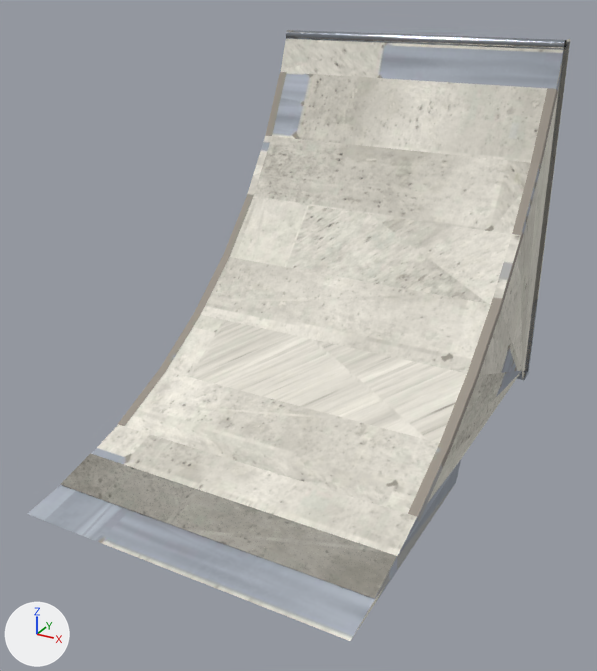
The glTF model public/katalog/modelle/coping-ramp-150.gltf, before and after one commit.
The view is the same before and after, from a 50 mm camera at (1.36, -2.62, 1.73) aimed at (-0.01, -0.13, 0.49). The lights are fixed; the arrows at lower left show +X, +Y and +Z. The first picture is the older version. Vertices at exactly the same position are counted once.

In view in the first picture: 'SK0444_Coping_Ramp_150.001'.
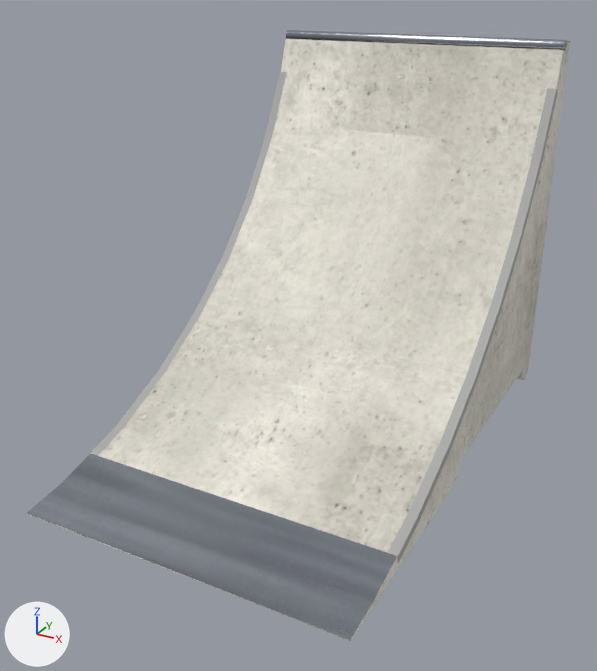
The edits, one by one:
me_sk0444_coping_ramp_150_001 is used by ob_sk0444_coping_ramp_150_001; location (0.0, 0.0, 0.0).
me_sk0444_coping_ramp_150_001 had 297 vertices, 541 faces and spanned x -0.63..0.63, y -0.98..0.98, z 0.0..1.49.
me_sk0444_coping_ramp_150_001 now has 382 vertices, 353 faces and spans x -0.63..0.63, y -0.98..0.98, z 0.0..1.49.
me_sk0444_coping_ramp_150_001 part 1: 8 vertices moved within x -0.62..0.62, y 0.88..0.92, z 1.45..1.48; 16 vertices removed from x -0.62..0.62, y 0.82..0.98, z 0.0..1.49; 103 vertices added at x -0.62..0.63, y 0.87..0.92, z 1.45..1.49.
me_sk0444_coping_ramp_150_001 part 2: 17 vertices removed from x -0.62..0.62, y -0.98..-0.03, z 0.0..0.08; 15 vertices added at x -0.63..0.63, y -0.81..-0.63, z 0.02..0.06.
me_sk0444_coping_ramp_150_001 part 3: 80 kept faces spanning x -0.63..0.63, y -0.98..0.98, z 0.0..1.49 get new texture (UV) coordinates.

Location of each change, [x1, y1, x2, y2] in pixels of the pictures (597 x 671 px; the box of a moved part takes in the faces that stretch with it):
part 1 of me_sk0444_coping_ramp_150_001, cut back: before [523, 39, 570, 381]; after [287, 30, 566, 49]
part 2 of me_sk0444_coping_ramp_150_001, moved or reshaped (not visible before): after [91, 424, 418, 563]
part 3 of me_sk0444_coping_ramp_150_001, surface changed: [286, 34, 569, 638] in both
